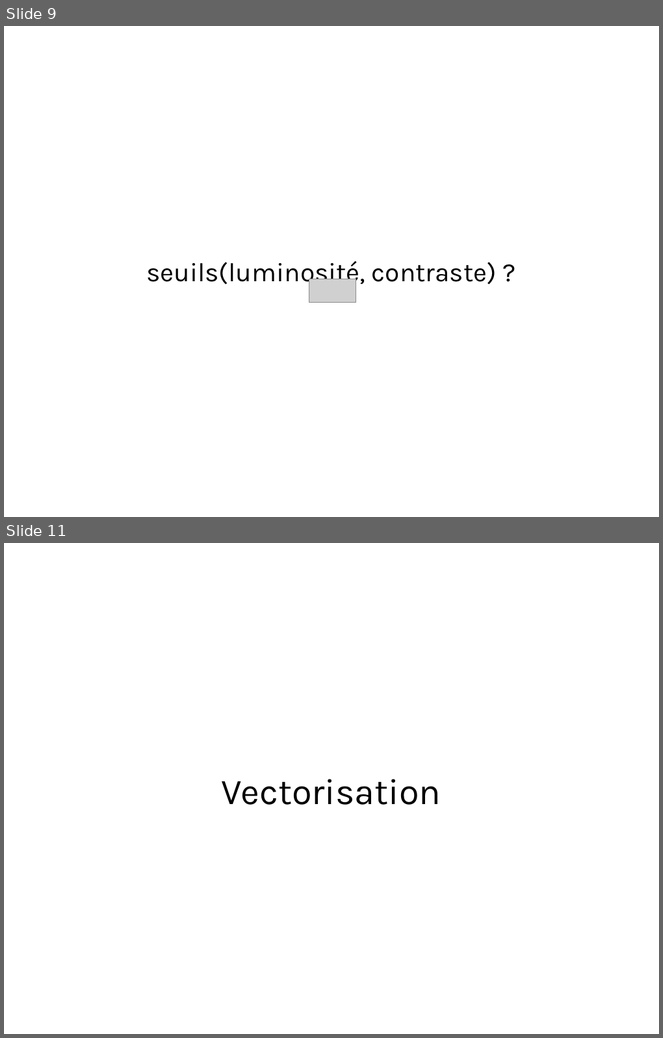
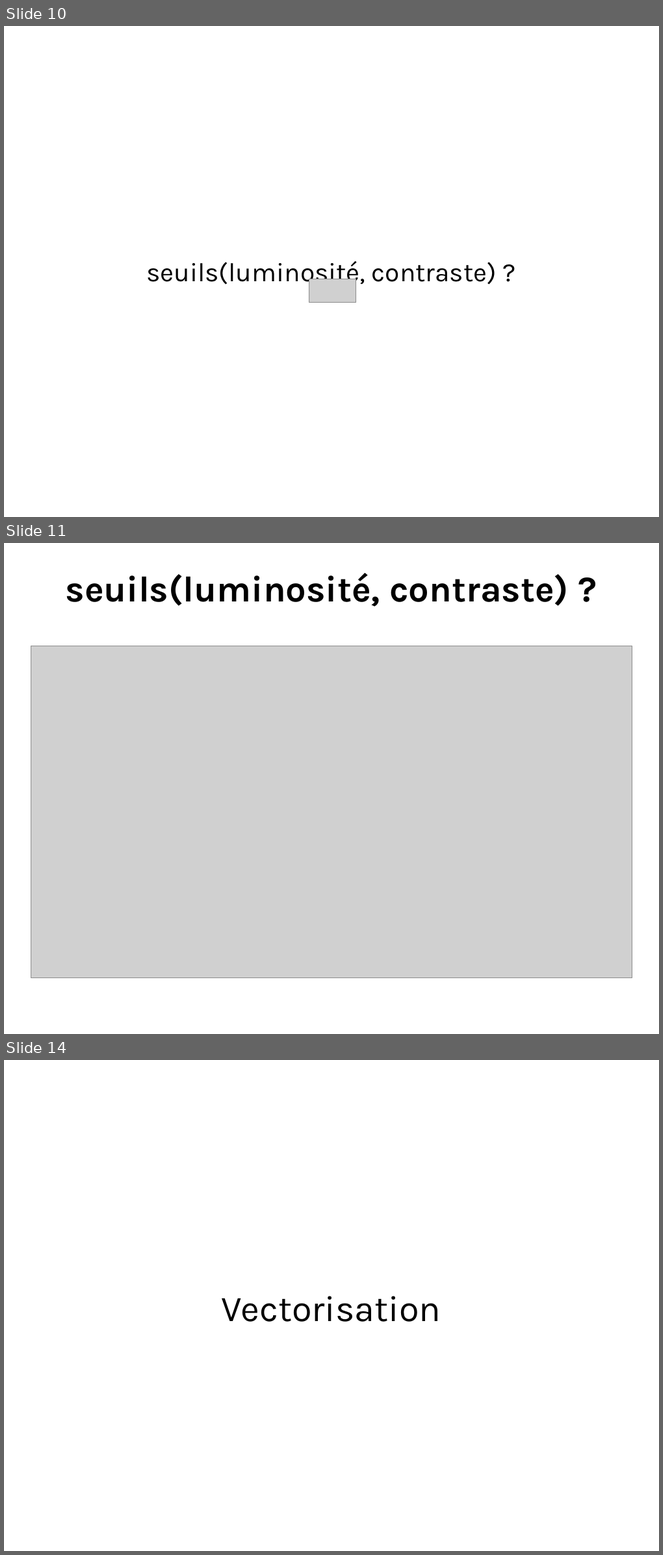
Before and after one commit to ewen-lbh/bone-fracture-detection, a slide deck: slides/mpsi/slides.odp. Shown one above the other, each under a label of ours: slides 9 and 11 before the commit, slides 10, 11 and 14 after it; the slides between them are not shown. The pictures are 663x1038 and 663x1555 pixels, drawn with LibreOffice and Linux fonts; fonts in the diff are those of the drawing; grey boxes stand for pictures. Boxes give left, top, right and bottom in pixels: in the first picture for what was removed or moved away, otherwise in the second. Text is boxed around its words. In the diff, an @@ line names an element or a change of style, - is before the commit and + after.

```diff
--- a/slides/mpsi/slides.odp
+++ b/slides/mpsi/slides.odp
@@ slide 11 added at <box>4,543,659,1034</box>, background #FFFFFF @@
@@ title added at <box>66,573,569,607</box>, 44 pt, text #000000, bold @@
+seuils(luminosité, contraste) ?
@@ picture added at <box>31,646,633,979</box> @@
@@ what was slide 9 is now slide 10 @@
@@ what was slide 11 is now slide 14 @@
```
Also in this commit, not shown: 3 slides changed, 4 other slides added, 2 slides removed, 1 other file.
